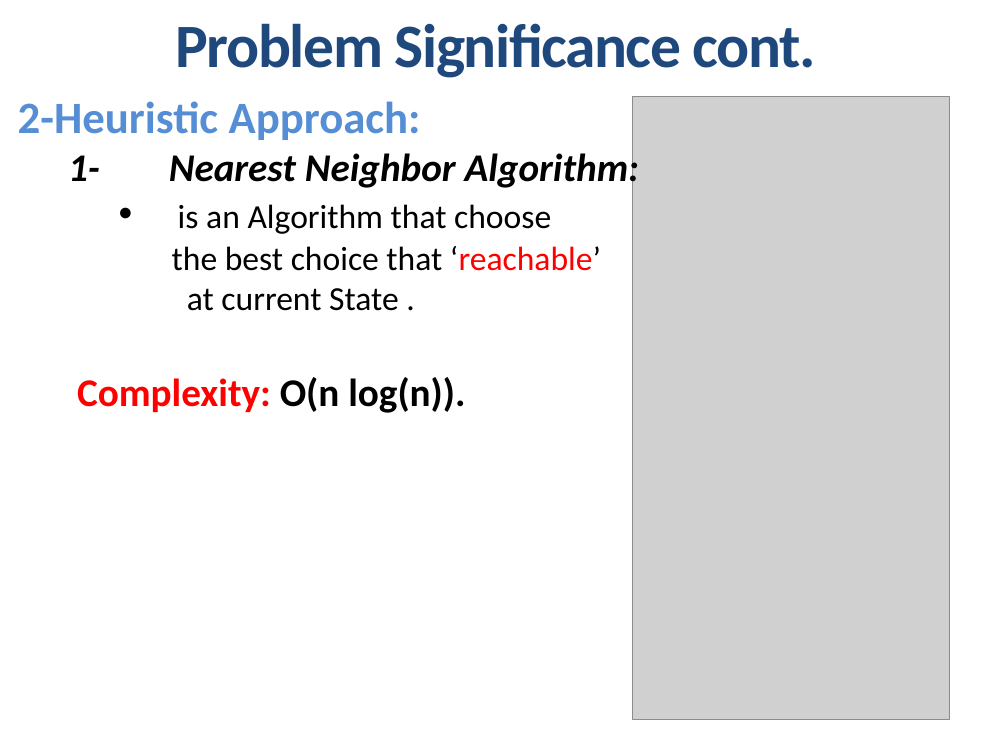
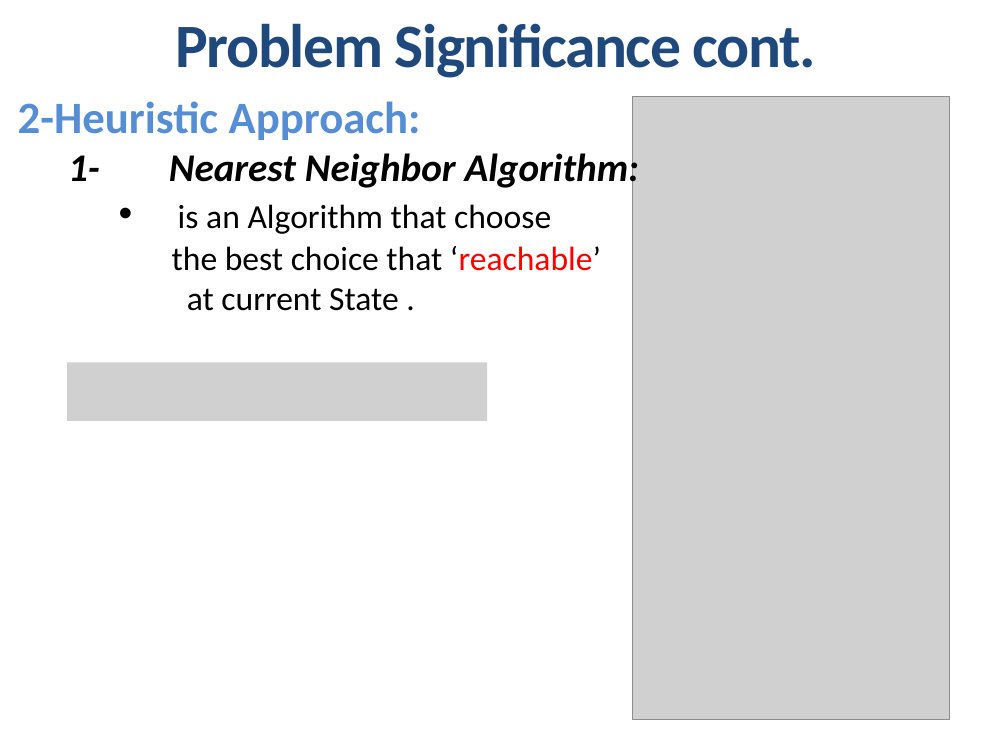
Before and after one commit to mahmoud-mosaad/BuyIt, a slide deck: slide 12 of docs/presentation/Intelligent-Transportation-System-v2.3.pptx. Drawn at 1008x756 pixels with LibreOffice and Linux fonts; fonts in the diff are those of the drawing; grey boxes stand for pictures. Boxes give left, top, right and bottom in pixels: in the first picture for what was removed or moved away, otherwise in the second. Text is boxed around its words. In the diff, an @@ line names an element or a change of style, - is before the commit and + after.

```diff
--- a/docs/presentation/Intelligent-Transportation-System-v2.3.pptx
+++ b/docs/presentation/Intelligent-Transportation-System-v2.3.pptx
@@ picture added at <box>68,362,488,420</box> @@
@@ text removed at <box>77,377,465,413</box> @@
-Complexity: O(n log(n)).
```
Also in this commit, not shown: 6 other slides changed, 29 other files.
